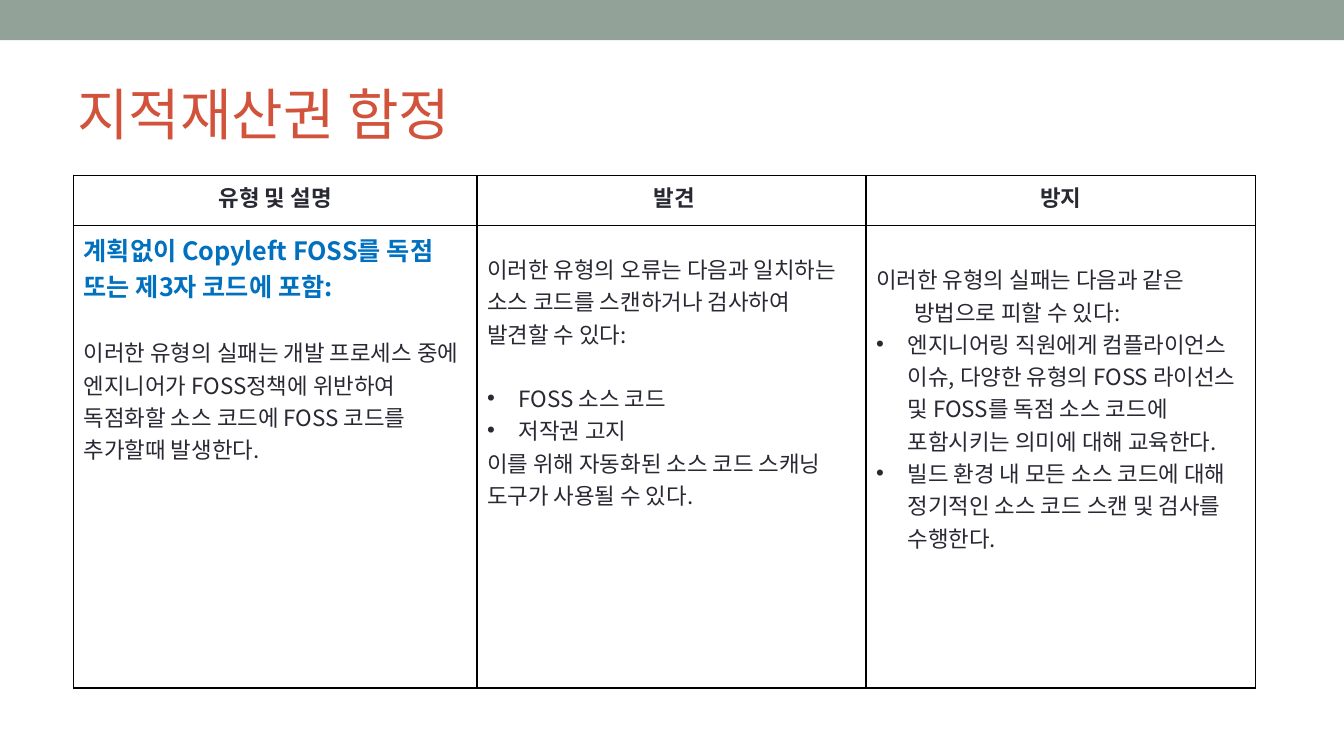
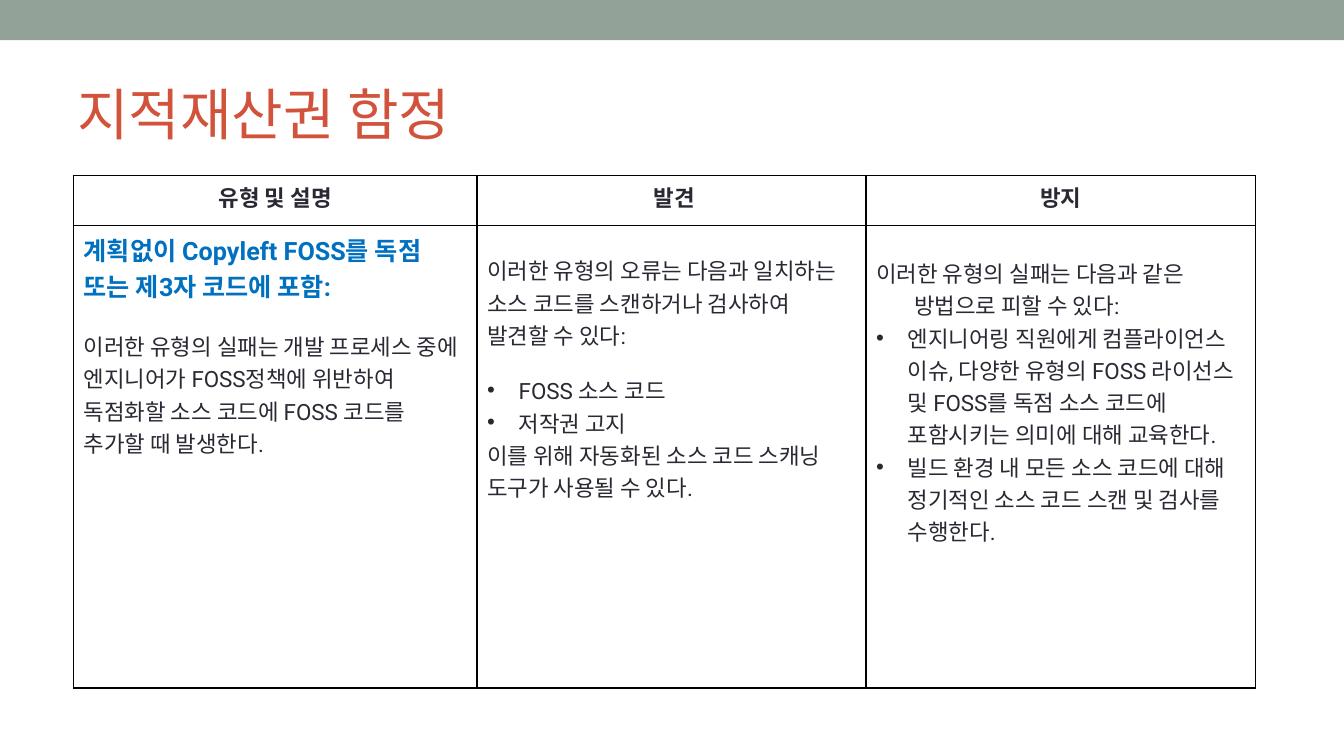
Before and after one commit to OpenChain-KWG/Curriculum-Translation-KR, a slide deck: slide 70 of target/slides/openchain-curriculum-for-1-1.pptx. Drawn at 1344x756 pixels with LibreOffice and Linux fonts; fonts in the diff are those of the drawing; background and template pictures are left out. Boxes give left, top, right and bottom in pixels: in the first picture for what was removed or moved away, otherwise in the second. Text is boxed around its words. In the diff, an @@ line names an element or a change of style, - is before the commit and + after.

```diff
--- a/target/slides/openchain-curriculum-for-1-1.pptx
+++ b/target/slides/openchain-curriculum-for-1-1.pptx
@@ table at [74, 175, 1255, 546] @@
-row 2, column 1: 계획없이 Copyleft FOSS를 독점 또는 제3자 코드에 포함: / 이러한 유형의 실패는 개발 프로세스 중에 엔지니어가 FOSS정책에 위반하여 독점화할 소스 코드에 FOSS 코드를 추가할때 발생한다.
+row 2, column 1: 계획없이 Copyleft FOSS를 독점 또는 제3자 코드에 포함: / 이러한 유형의 실패는 개발 프로세스 중에 엔지니어가 FOSS정책에 위반하여 독점화할 소스 코드에 FOSS 코드를 추가할 때 발생한다.
@@ font Noto Sans CJK KR to Roboto in "유형 및 설명", "발견", "방지", "이러한 유형의 오류는 다음과 일치하는 소스 코드를 ..." and 6 more places @@
```
Also in this commit, not shown: 82 other slides changed, 3 other files.
